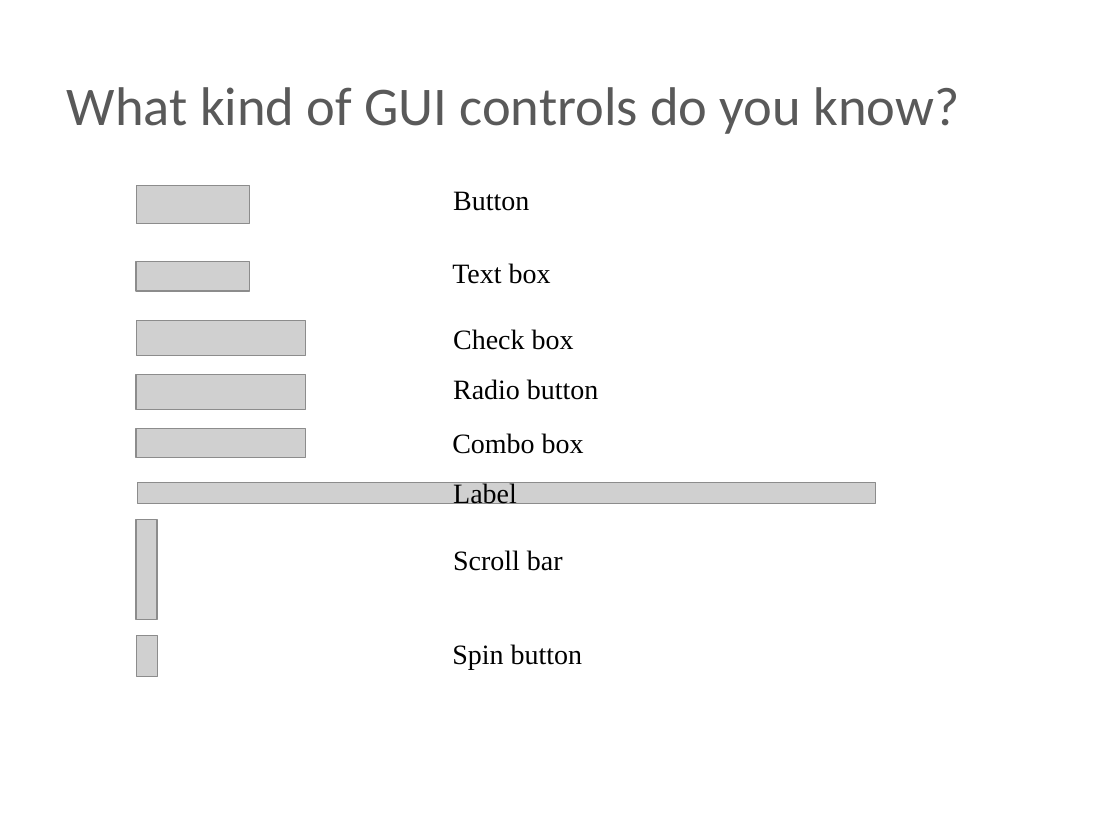
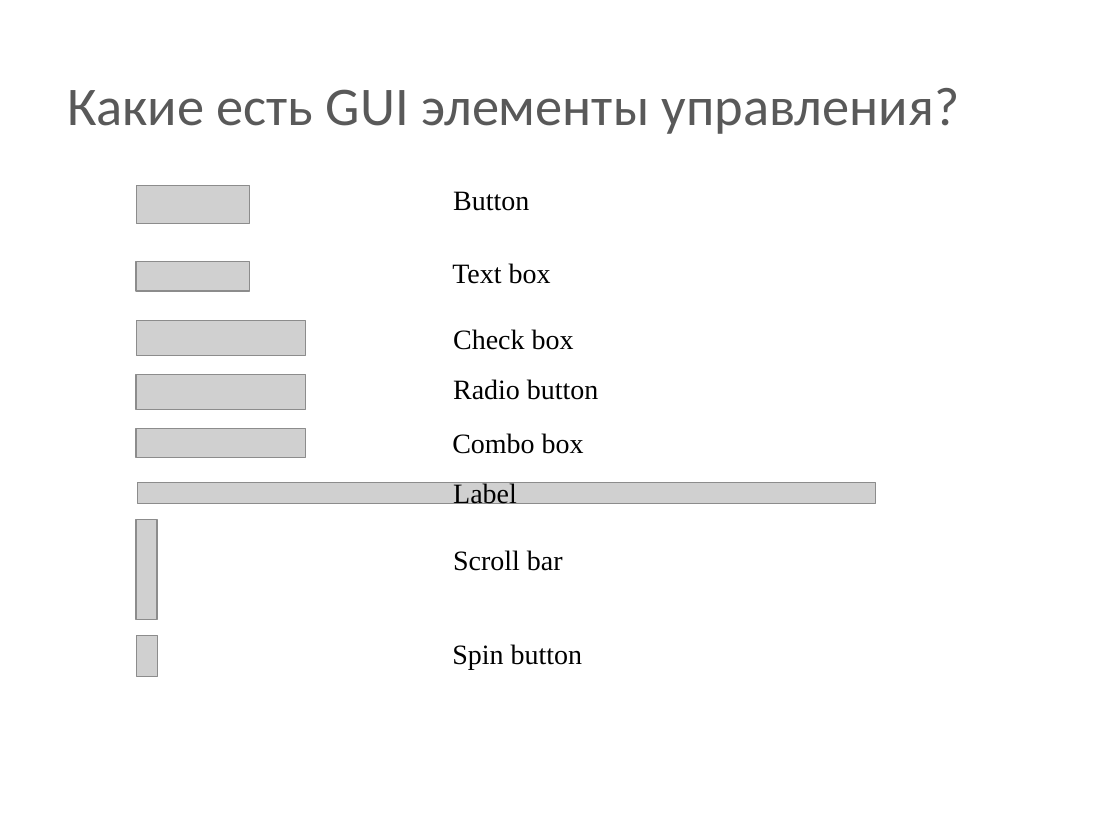
Before and after one commit to BigRacer/swtesting, a slide deck: slide 11 of 1.Introduction_part2/Introduction.pptx. Drawn at 1120x840 pixels with LibreOffice and Linux fonts; fonts in the diff are those of the drawing; grey boxes stand for pictures; background and template pictures are left out. Boxes give left, top, right and bottom in pixels: in the first picture for what was removed or moved away, otherwise in the second. Text is boxed around its words. In the diff, an @@ line names an element or a change of style, - is before the commit and + after.

```diff
--- a/1.Introduction_part2/Introduction.pptx
+++ b/1.Introduction_part2/Introduction.pptx
@@ text at box(67, 88, 960, 134): text changed @@
-What kind of GUI controls do you know?
+Какие есть GUI элементы управления?
```
Also in this commit, not shown: 8 other slides changed, 5 slides added, 5 slides removed, 2 other files.
